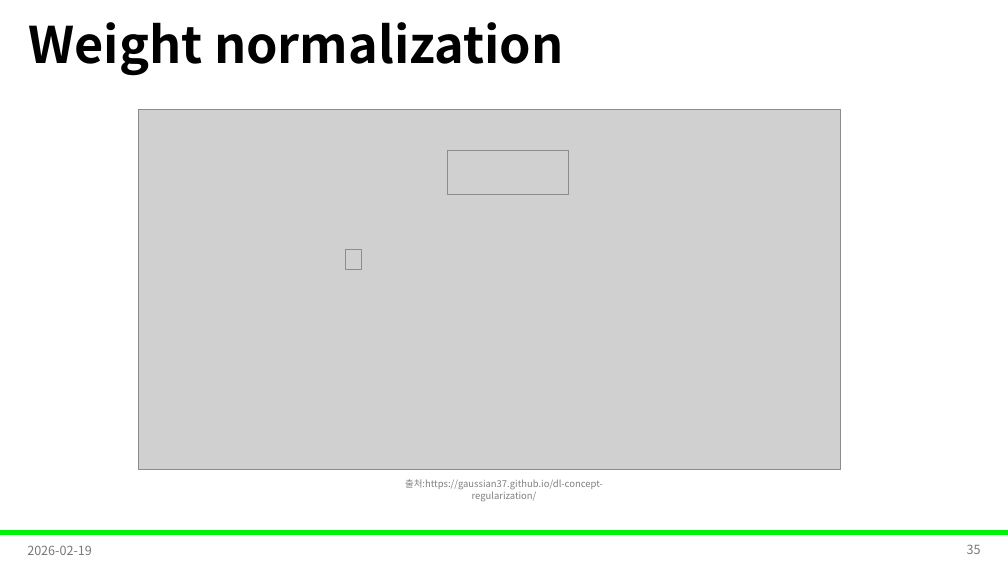
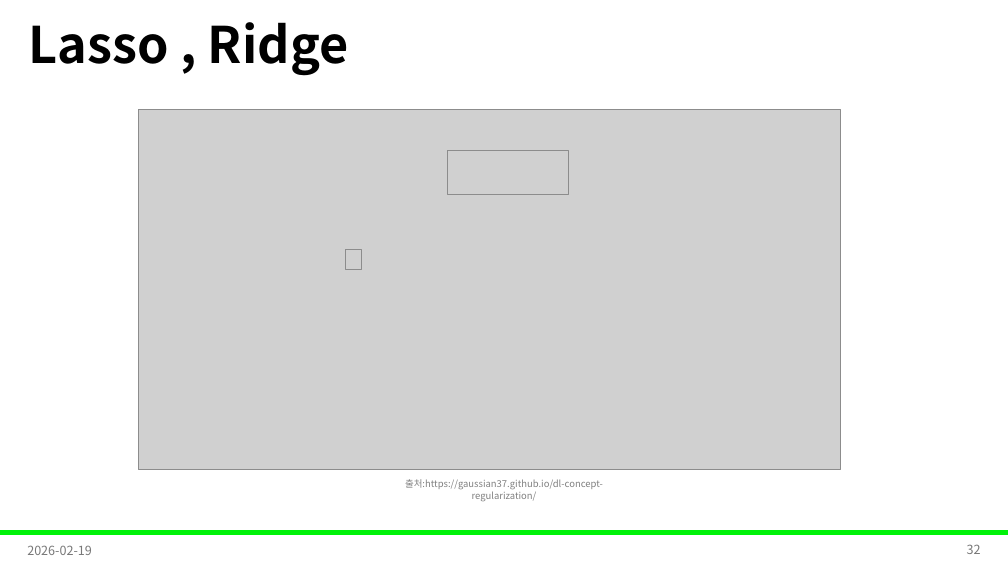
Before and after one commit to Leader-Lesson/KDT_RE_5th, a slide deck: slide 32 of material/5_AI/11_딥러닝 학습 안정화 전략.pptx (slide 35 before the commit). Drawn at 1008x567 pixels with LibreOffice and Linux fonts; fonts in the diff are those of the drawing; grey boxes stand for pictures; background and template pictures are left out. Boxes give left, top, right and bottom in pixels: in the first picture for what was removed or moved away, otherwise in the second. Text is boxed around its words. In the diff, an @@ line names an element or a change of style, - is before the commit and + after.

```diff
--- a/material/5_AI/11_딥러닝 학습 안정화 전략.pptx
+++ b/material/5_AI/11_딥러닝 학습 안정화 전략.pptx
@@ title at [28,22,348,76]: text changed @@
-Weight normalization
+Lasso , Ridge
@@ page number at [967,544,981,554]: text changed @@
-35
+32
```
Also in this commit, not shown: 9 other slides changed, 1 slide added, 5 slides removed, 8 other files.
